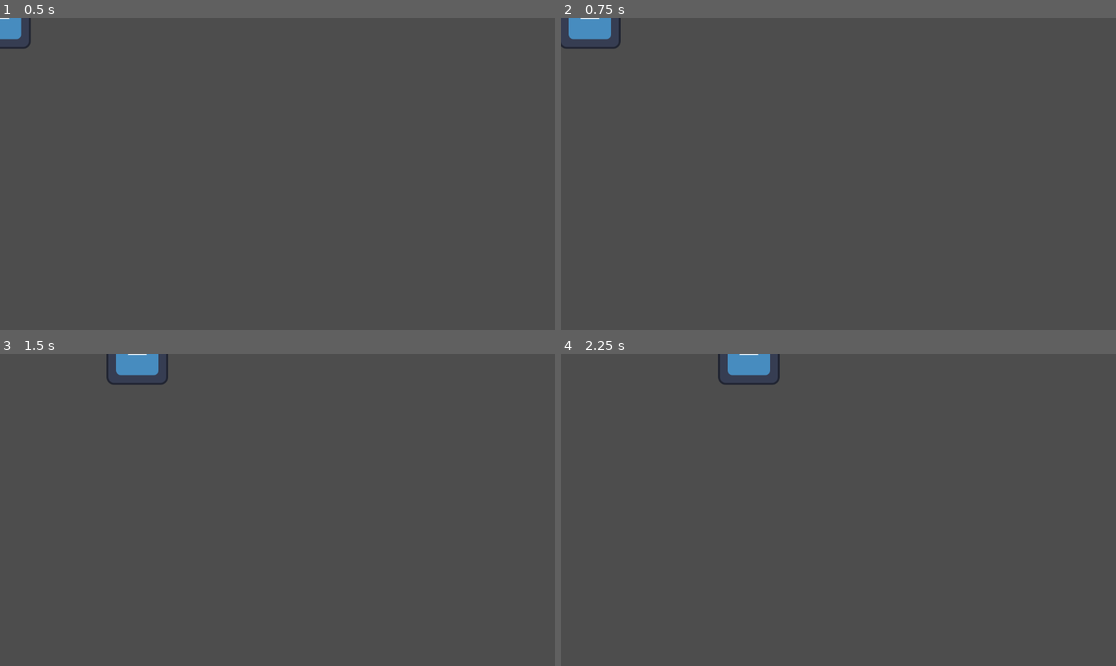
Above: before the commit, frames 1-4 (two rows, left to right).
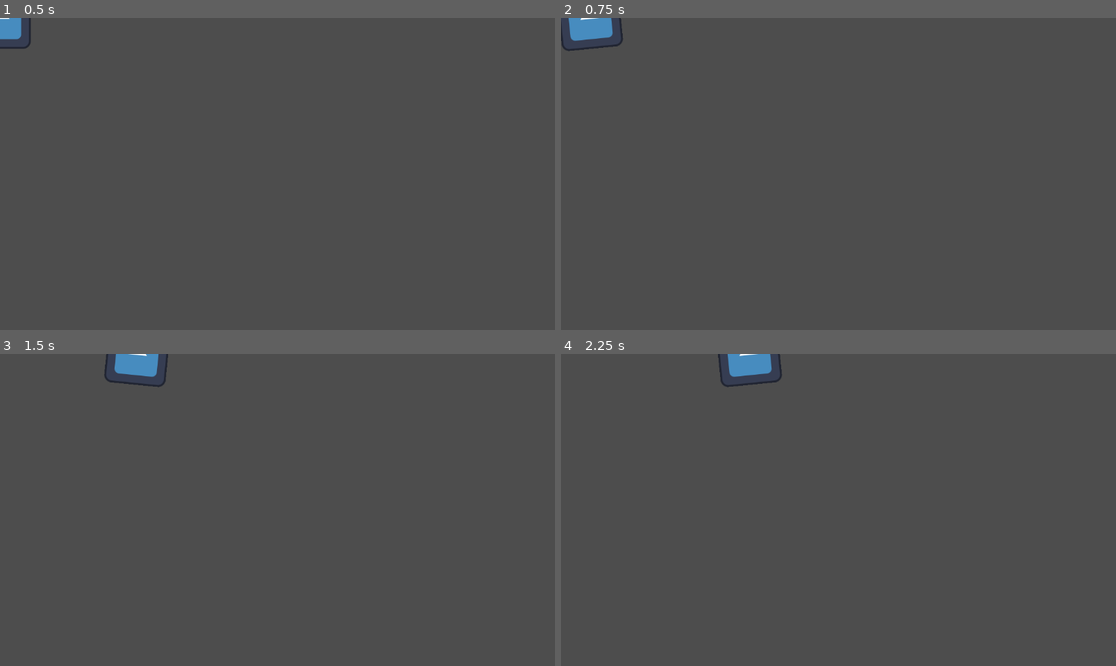
Above: after the commit, the same moments.

Repository: longhousedev/gamejam2024
Game: Godot game, scene res://Objects/player.tscn
The game is run twice, just before and just after one commit, with the same random seed, the same clock (stepped at 60 frames per second) and the same inputs. The engine's default icon, where the game draws it, is replaced by a stand-in: a white triangle on a blue panel in a dark square.
Inputs:
- Up to frame 1 (0.5 s): no input
- Up to frame 2 (0.75 s): tap Enter (ui_accept) at 0.5 s; hold D (move_right) from 0.53 s (still down); tap Q (rotate_anticlock, bound only after the commit) at 0.6 s
- Up to frame 3 (1.5 s): keep holding D (move_right); tap Enter (ui_accept) at 0.77 s; tap E (rotate_clock, bound only after the commit) at 0.8, 1.35 s
- Up to frame 4 (2.25 s): tap Enter (ui_accept) at 1.52 s; tap Q (rotate_anticlock, bound only after the commit) at 1.55, 2.1 s; release D (move_right) at 2.03 s; hold A (move_left) from 2.03 s (still down)

Frame 1 is identical in both runs. In frame 2, 0.2% of the frame differs, in the area x 0-12%, y 0-11%; in frame 3, 0.2%; in frame 4, 0.2%, in the area x 28-40%, y 0-11%.

Commit message:
Added Rotation (Q & E keys)

Diff:
--- a/Scripts/player_movement.gd
+++ b/Scripts/player_movement.gd
@@ -1,8 +1,8 @@
 extends CharacterBody2D
 
 
-const SPEED = 300.0
-const JUMP_VELOCITY = -400.0
+@export var SPEED = 300.0
+@export var ROTATION_SPEED = 1.5
 
 # Get the gravity from the project settings to be synced with RigidBody nodes.
 var gravity = ProjectSettings.get_setting("physics/2d/default_gravity")
@@ -17,17 +17,13 @@
 	#if Input.is_action_just_pressed("ui_accept") and is_on_floor():
 		#velocity.y = JUMP_VELOCITY
 
+	# Get rotation
+	var rotate_direction = Input.get_axis("rotate_anticlock", "rotate_clock")
+	rotation += rotate_direction * ROTATION_SPEED * delta
+
 	# Get the input direction and handle the movement/deceleration.
 	# As good practice, you should replace UI actions with custom gameplay actions.
-	var x_direction = Input.get_axis("move_left", "move_right")
-	var y_direction = Input.get_axis("move_up", "move_down")
-	if x_direction:
-		velocity.x = x_direction * SPEED
-	else:
-		velocity.x = 0
-	if y_direction:
-		velocity.y = y_direction * SPEED
-	else:
-		velocity.y = 0
+	var input_direction = Input.get_vector("move_left", "move_right", "move_up", "move_down")
+	velocity = input_direction * SPEED
 
 	move_and_slide()
--- a/project.godot
+++ b/project.godot
@@ -37,3 +37,13 @@
 "events": [Object(InputEventKey,"resource_local_to_scene":false,"resource_name":"","device":-1,"window_id":0,"alt_pressed":false,"shift_pressed":false,"ctrl_pressed":false,"meta_pressed":false,"pressed":false,"keycode":0,"physical_keycode":65,"key_label":0,"unicode":97,"echo":false,"script":null)
 ]
 }
+rotate_clock={
+"deadzone": 0.5,
+"events": [Object(InputEventKey,"resource_local_to_scene":false,"resource_name":"","device":0,"window_id":0,"alt_pressed":false,"shift_pressed":false,"ctrl_pressed":false,"meta_pressed":false,"pressed":false,"keycode":0,"physical_keycode":69,"key_label":0,"unicode":0,"echo":false,"script":null)
+]
+}
+rotate_anticlock={
+"deadzone": 0.5,
+"events": [Object(InputEventKey,"resource_local_to_scene":false,"resource_name":"","device":-1,"window_id":0,"alt_pressed":false,"shift_pressed":false,"ctrl_pressed":false,"meta_pressed":false,"pressed":false,"keycode":0,"physical_keycode":81,"key_label":0,"unicode":113,"echo":false,"script":null)
+]
+}
